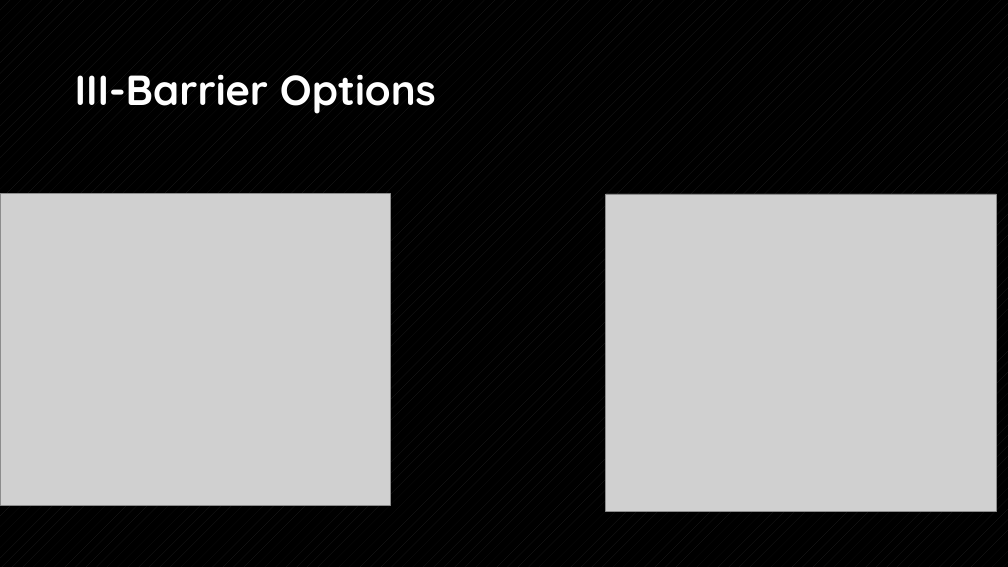
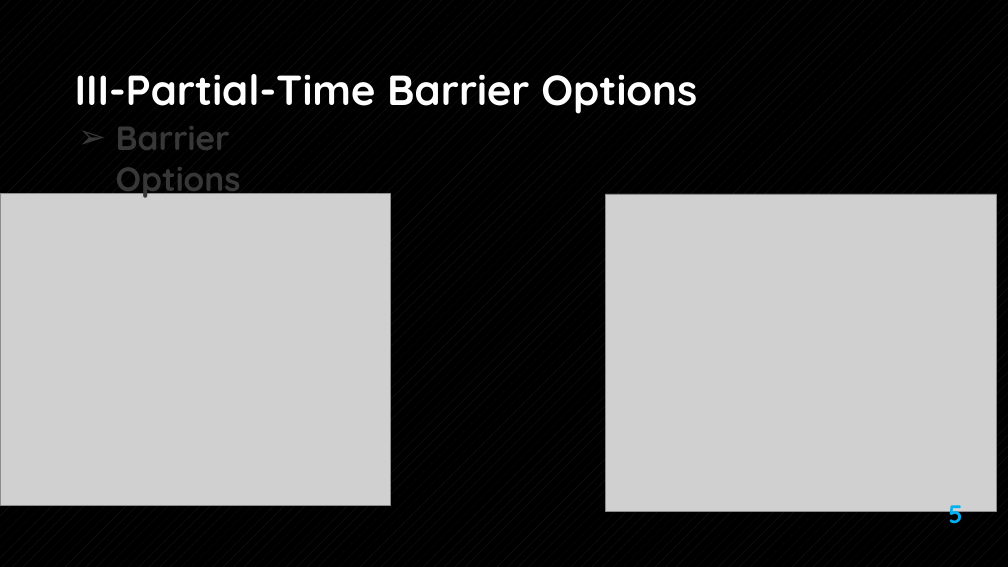
Before and after one commit to Ayadi07/Quantlib, a slide deck: slide 5 of report and presentation/QuantLib1.3 16-01-2014-modified version.pptx (slide 7 before the commit). Drawn at 1008x567 pixels with LibreOffice and Linux fonts; fonts in the diff are those of the drawing; grey boxes stand for pictures; background and template pictures are left out. Boxes give left, top, right and bottom in pixels: in the first picture for what was removed or moved away, otherwise in the second. Text is boxed around its words. In the diff, an @@ line names an element or a change of style, - is before the commit and + after.

```diff
--- a/report and presentation/QuantLib1.3 16-01-2014-modified version.pptx
+++ b/report and presentation/QuantLib1.3 16-01-2014-modified version.pptx
@@ title at bbox=[75, 74, 697, 114]: text changed @@
-III-Barrier Options
+III-Partial-Time Barrier Options
@@ text added at bbox=[116, 126, 241, 200], 32 pt, text #373737, bold @@
+➢ Barrier Options
@@ page number added at bbox=[948, 497, 963, 530], 24 pt, text #00B0F0, bold @@
+5
```
Also in this commit, not shown: 4 other slides changed, 16 slides added, 8 slides removed, 2 other files.
